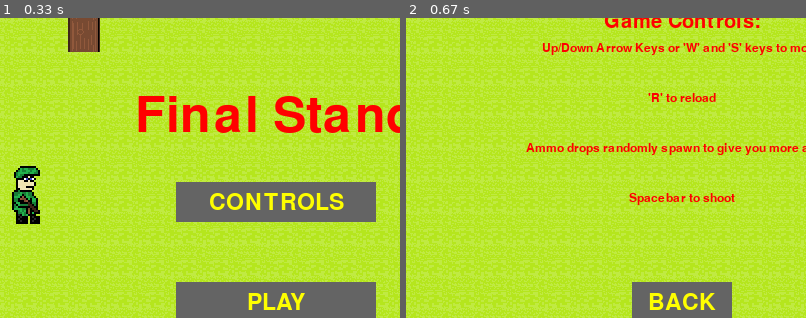
Above: before the commit, frames 1-2 (left to right).
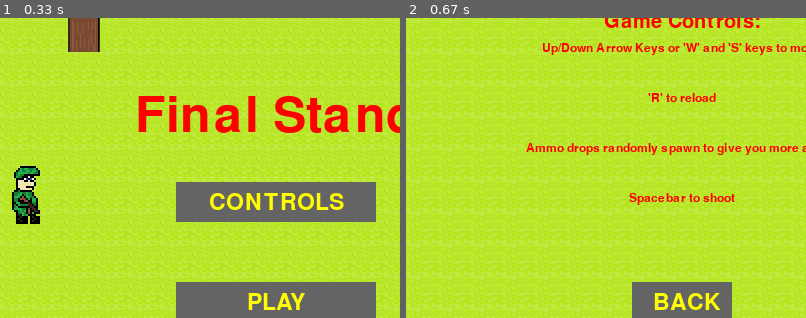
Above: after the commit, the same moments.

Repository: Killswitch5150/Final-Stand
Game: pygame game, started from main.py
Same seed, same stepped clock (60 frames per second), same inputs: the game is played once before the commit and once after it.
Inputs (mouse positions are % of the whole screen's width and height, from its top left):
- Up to frame 1 (0.33 s): no input
- Up to frame 2 (0.67 s): click (50, 50) at 0.38 s
The pictures show only the part of the screen within x 16-66%, y 21-71%; the shares and areas given below are measured in that part.

Frame 1 is identical in both runs. In frame 2, 0.7% of the frame differs, in the area x 61-79%, y 91-98%.

Commit message:
-reduced redundant code by moving fonts to game_fonts module -reduced more redundant code by moving static text string for GUI use to gui_text_vals module -deleted duplicate font definitions -renamed some fonts to deconflict gui errors -implemented local scope imports for some assets -cleaned up code

Diff:
--- /dev/null
+++ b/game_fonts.py
@@ -0,0 +1,8 @@
+import pygame #fonts can not be defined without pygame
+
+#fonts ordered from large to small
+font = pygame.font.Font(None, 74)
+guifont = pygame.font.Font(None, 36)
+smallfont = pygame.font.Font(None, 34)
+font2 = pygame.font.Font(None, 30)
+con_font2 = pygame.font.Font(None, 18)
--- /dev/null
+++ b/gui_text_vals.py
@@ -0,0 +1,24 @@
+import game_fonts
+
+#dependencies
+button_color_dark = (100, 100, 100) #define dark button color
+button_color_light = (254, 254, 0) #define light button color
+button1_color_dark = (100, 100, 100)
+button1_color_light = (254, 254, 0)
+
+#only enter static values (no f strings or vars) the game will not be able to read them
+game_over_text = game_fonts.font.render(f"Game Over.", True, (255, 0, 0))
+restart_text = game_fonts.font.render("Press R to Restart or Q to Quit", True, (255, 255, 255))
+text = game_fonts.smallfont.render('PLAY', True, button_color_light) #create label for play button
+text2 = game_fonts.smallfont.render('CONTROLS', True, button_color_light) #create label for controls button
+varControls = "Game Controls:"
+varGClineone = "Up/Down Arrow Keys or 'W' and 'S' keys to move"
+varGClinetwo = "'R' to reload"
+varGClinethree = "Spacebar to shoot"
+varGClinefour = "Ammo drops randomly spawn to give you more ammo"
+title_text1 = game_fonts.font2.render(varControls, True, (255, 0, 0))
+title_text2 = game_fonts.con_font2.render(varGClineone, True, (255, 0, 0))
+title_text3 = game_fonts.con_font2.render(varGClinetwo, True, (255, 0, 0))
+title_text4 = game_fonts.con_font2.render(varGClinethree, True, (255, 0, 0))
+title_text5 = game_fonts.con_font2.render(varGClinefour, True, (255, 0, 0))
+backtext = game_fonts.smallfont.render('BACK', True, button1_color_light) #create object for back button text
--- a/main.py
+++ b/main.py
@@ -238,21 +238,20 @@
 
 #begin scene funcs
 def game_over_screen(settings): #function to handle the game over screen
+    import game_fonts
+    import gui_text_vals
+
     while True: #loop to play until player exits game over screen
 
         window.fill((0, 0, 0)) #black background
-        font = pygame.font.Font(None, 74) #define font
-        font2 = pygame.font.Font(None, 30) #define font2
 
         #define UI element variables for the game over display
-        game_over_text = font.render(f"Game Over.", True, (255, 0, 0))
-        kill_eval_text = font2.render(f"Kills: {settings.kill_count}. You are: {GameOver.evaluate_kills(GameOver, kills=settings.kill_count)}", True, (255, 0, 0))
-        restart_text = font.render("Press R to Restart or Q to Quit", True, (255, 255, 255))
+        kill_eval_text = game_fonts.font2.render(f"Kills: {settings.kill_count}. You are: {GameOver.evaluate_kills(GameOver, kills=settings.kill_count)}", True, (255, 0, 0))
 
         #draw UI elements to the game over screen
-        window.blit(game_over_text, (width // 2 - game_over_text.get_width() // 2, height // 4))
+        window.blit(gui_text_vals.game_over_text, (width // 2 - gui_text_vals.game_over_text.get_width() // 2, height // 4))
         window.blit(kill_eval_text, (width // 2 - kill_eval_text.get_width() // 2, height // 3))
-        window.blit(restart_text, (width // 2 - restart_text.get_width() // 2, height // 2))
+        window.blit(gui_text_vals.restart_text, (width // 2 - gui_text_vals.restart_text.get_width() // 2, height // 2))
 
         #draw the display to the player
         pygame.display.flip()
@@ -271,9 +270,10 @@
                     main_menu() #exit back to the main menu
 
 def main_menu(): #main menu function
+    import game_fonts
+    import gui_text_vals
     #define variables for the main menu
-    button_color_dark = (100, 100, 100) #define dark button color
-    button_color_light = (254, 254, 0) #define light button color
+
     button_rect = pygame.Rect(width // 2 - 100, height // 1.5 - 10, 200, 40) #define rectangle for button1 (play button)
     button2_rect = pygame.Rect(width // 2 - 100, height // 2 - 10, 200, 40) #define rectangle for button2 (controls button)
 
@@ -310,26 +310,21 @@
         window.blit(spr_tree_image, (192, 512))
 
         #drawing UI elements
-        font = pygame.font.Font(None, 74) #define font for menu
-        title_text = font.render(varGameName, True, (255, 0, 0)) #use varGameName for the main menu screen
+        title_text = game_fonts.font.render(varGameName, True, (255, 0, 0)) #use varGameName for the main menu screen
         window.blit(title_text, (width // 2 - title_text.get_width() // 2, height // 3)) #draw game title on screen
-        pygame.draw.rect(window, button_color_dark, button_rect) #create play button
-        pygame.draw.rect(window, button_color_dark, button2_rect) #create controls button
-        smallfont = pygame.font.Font(None, 34) #define smallfont for menu
-        text = smallfont.render('PLAY', True, button_color_light) #create label for play button
-        text_rect = text.get_rect(center=button_rect.center) #create object out of label
-        text2 = smallfont.render('CONTROLS', True, button_color_light) #create label for controls button
-        text2_rect = text2.get_rect(center=button2_rect.center) #create object out of label
-        window.blit(text, text_rect) #draw play text and button to window
-        window.blit(text2, text2_rect) #draw controls text and button to window
+        pygame.draw.rect(window, gui_text_vals.button_color_dark, button_rect) #create play button
+        pygame.draw.rect(window, gui_text_vals.button_color_dark, button2_rect) #create controls button
+        text_rect = gui_text_vals.text.get_rect(center=button_rect.center) #create object out of label
+        text2_rect = gui_text_vals.text2.get_rect(center=button2_rect.center) #create object out of label
+        window.blit(gui_text_vals.text, text_rect) #draw play text and button to window
+        window.blit(gui_text_vals.text2, text2_rect) #draw controls text and button to window
         window.blit(spr_player_image, (width // 5 - player_width // 2, height // 2 - player_height // 2)) #draw player to window
 
         pygame.display.flip() #show the screen to the player
 
 def mm_controls(): #function to control the controls screen
-    #define variables
-    button1_color_dark = (100, 100, 100)
-    button1_color_light = (254, 254, 0)
+    import game_fonts
+    import gui_text_vals
 
     #define the rectangle position and dimensions for the back button
     button1_rect = pygame.Rect(width // 2 - 50, height // 1.5 - 10, 100, 40)
@@ -354,44 +349,26 @@
             for y in range(0, height, tile_height):
                 window.blit(tile_image, (x, y))
 
-        #defining text for UI
-        varControls = "Game Controls:"
-        varGClineone = "Up/Down Arrow Keys or 'W' and 'S' keys to move"
-        varGClinetwo = "'R' to reload"
-        varGClinethree = "Spacebar to shoot"
-        varGClinefour = "Ammo drops randomly spawn to give you more ammo"
-
-        #defining fonts
-        font = pygame.font.Font(None, 30)
-        font2 = pygame.font.Font(None, 18)
-        smallfont = pygame.font.Font(None, 34)
-
-        #creating text displays
-        title_text1 = font.render(varControls, True, (255, 0, 0))
-        title_text2 = font2.render(varGClineone, True, (255, 0, 0))
-        title_text3 = font2.render(varGClinetwo, True, (255, 0, 0))
-        title_text4 = font2.render(varGClinethree, True, (255, 0, 0))
-        title_text5 = font2.render(varGClinefour, True, (255, 0, 0))
-
         #drawing text displays to the screen
-        window.blit(title_text1, (width // 2 - title_text1.get_width() // 2, height // 5))
-        window.blit(title_text2, (width // 2 - title_text2.get_width() // 2, height // 4))
-        window.blit(title_text3, (width // 2 - title_text3.get_width() // 2, height // 3))
-        window.blit(title_text4, (width // 2 - title_text4.get_width() // 2, height // 2))
-        window.blit(title_text5, (width // 2 - title_text5.get_width() // 2, height // 2 - 50))
-
-        pygame.draw.rect(window, button1_color_dark, button1_rect) #define the back buttons rectangle
-
-        text = smallfont.render('BACK', True, button1_color_light) #create object for back button text
-        text_rect = text.get_rect(center=button1_rect.center) #create object for back button rectangle
+        window.blit(gui_text_vals.title_text1, (width // 2 - gui_text_vals.title_text1.get_width() // 2, height // 5))
+        window.blit(gui_text_vals.title_text2, (width // 2 - gui_text_vals.title_text2.get_width() // 2, height // 4))
+        window.blit(gui_text_vals.title_text3, (width // 2 - gui_text_vals.title_text3.get_width() // 2, height // 3))
+        window.blit(gui_text_vals.title_text4, (width // 2 - gui_text_vals.title_text4.get_width() // 2, height // 2))
+        window.blit(gui_text_vals.title_text5, (width // 2 - gui_text_vals.title_text5.get_width() // 2, height // 2 - 50))
+
+        pygame.draw.rect(window, gui_text_vals.button1_color_dark, button1_rect) #define the back buttons rectangle
+
+        text_rect = gui_text_vals.text.get_rect(center=button1_rect.center) #create object for back button rectangle
 
         #draw the back button the screen
-        window.blit(text, text_rect)
+        window.blit(gui_text_vals.backtext, text_rect)
 
         #display the screen to the user
         pygame.display.flip()
 
 def main(settings): #function to handle the main game loop
+    import game_fonts
+
     reset_game(settings) #reset the games tracked variables whenever main loop is called
 
     #create the player object
@@ -542,12 +519,11 @@
             ammo.draw(window)
 
         #draw health and kill count GUI
-        font = pygame.font.Font(None, 36)  #define font
-        health_text = font.render(f"Health: {player.health}", True, (255, 0, 0))
-        kill_text = font.render(f"Kills: {settings.kill_count}", True, (255, 0, 0))
-        ammo_text = font.render(f"Ammo: {player.ammo_count} / {player.ammo_reserve}", True, (255, 0, 0))
+        health_text = game_fonts.guifont.render(f"Health: {player.health}", True, (255, 0, 0))
+        kill_text = game_fonts.guifont.render(f"Kills: {settings.kill_count}", True, (255, 0, 0))
+        ammo_text = game_fonts.guifont.render(f"Ammo: {player.ammo_count} / {player.ammo_reserve}", True, (255, 0, 0))
         current_wave = settings.current_wave
-        current_wave_text = font.render(f"Wave: {current_wave}", True, (255, 0, 0))
+        current_wave_text = game_fonts.guifont.render(f"Wave: {current_wave}", True, (255, 0, 0))
         window.blit(health_text, (10, 10))
         window.blit(ammo_text, (10, 40))
         window.blit(kill_text, (width // 2 - kill_text.get_width() // 2, 10))
Not shown, changed: notes.txt
